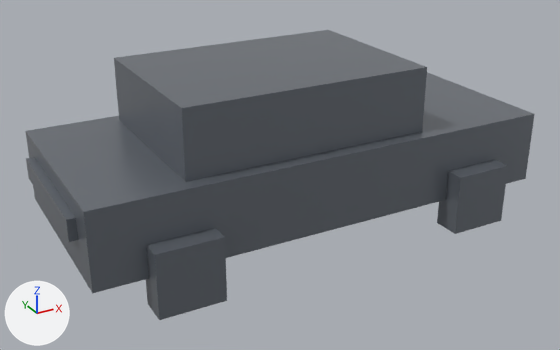
The glTF model apps/web/public/models/astra-one-base.gltf, before and after one commit.
Camera for both pictures: a camera (50 mm lens) standing at (-3.22, -5.71, 3.48) and looking at (-0.12, -0.08, 0.67). Every picture has the same lights, and +X, +Y and +Z are marked at lower left. The picture after the commit comes second.

In view in the first picture: 'body', 'cabin', 'rear-light', 'wheel-1', 'wheel-2'.
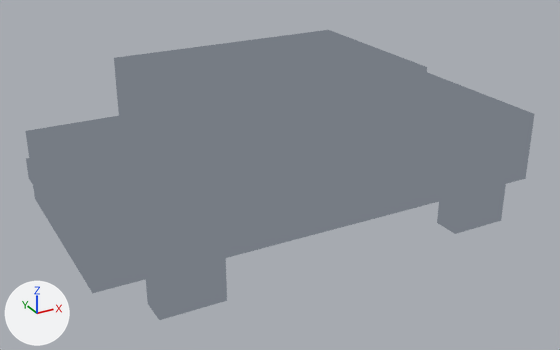
Commit message: assets: make demo gltf deterministic with unlit material

Where the change shows, as pixel boxes [x1, y1, x2, y2] in the pictures (560 x 350 px):
'body', recoloured (lighter): [26, 72, 534, 293] in both
'cabin', recoloured (lighter): [114, 34, 427, 182] in both
'wheel-1', recoloured (lighter): [146, 228, 227, 320] in both
'wheel-2', recoloured (lighter): [437, 160, 508, 234] in both
'rear-light', recoloured (lighter): [26, 157, 78, 242] in both

Edits to the bpy script that builds the scene:
```text
Change mat_showcase_default:
    remove # nodes: BsdfPrincipled, OutputMaterial
    nodes: BsdfTransparent, Emission, LightPath, MixShader, OutputMaterial
```
